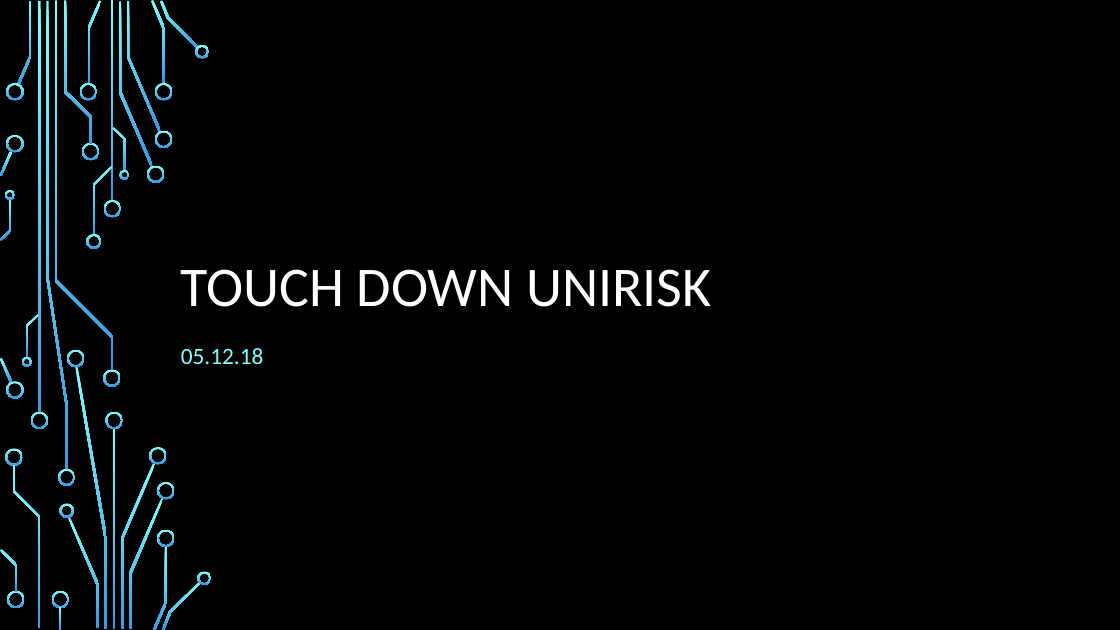
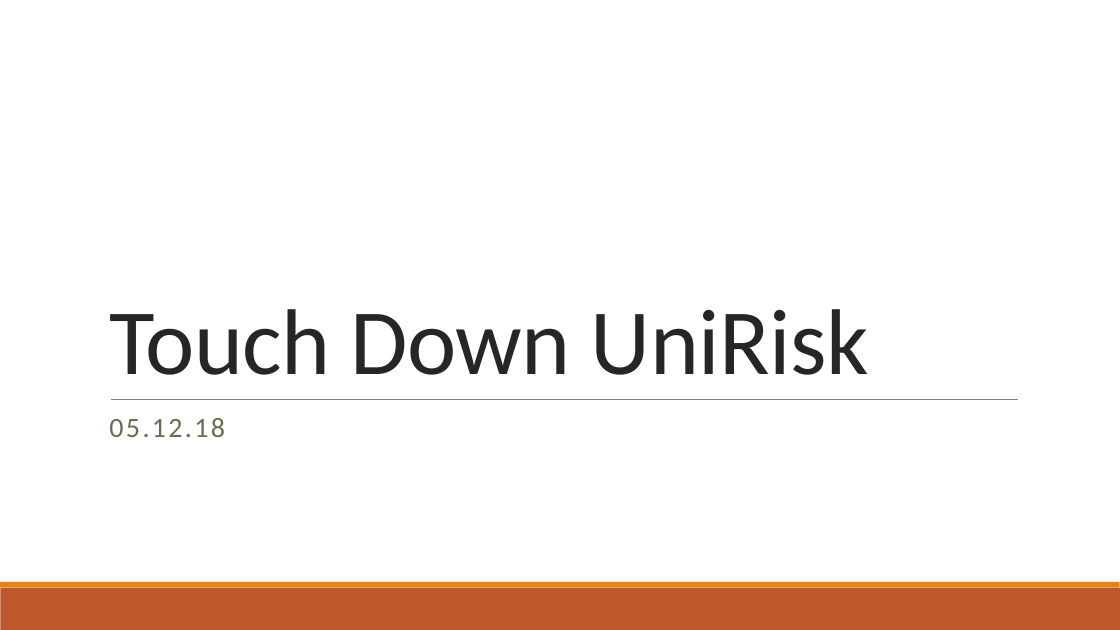
Before and after one commit to Jotec1705/SE-Project2018, a slide deck: slide 1 of Dokumente/02_Arbeitsbereich/01_Projekthandbuch/TouchDown Präsentation UniRisk.pptx. Drawn at 1120x630 pixels with LibreOffice and Linux fonts; fonts in the diff are those of the drawing; background and template pictures are left out. Boxes give left, top, right and bottom in pixels: in the first picture for what was removed or moved away, otherwise in the second. Text is boxed around its words. In the diff, an @@ line names an element or a change of style, - is before the commit and + after.

```diff
--- a/Dokumente/02_Arbeitsbereich/01_Projekthandbuch/TouchDown Präsentation UniRisk.pptx
+++ b/Dokumente/02_Arbeitsbereich/01_Projekthandbuch/TouchDown Präsentation UniRisk.pptx
@@ background picture (left out) to #FFFFFF @@
@@ title at <box>109,309,869,375</box>: text changed; size 48 to 80 pt; text colour #FFFFFF to #262626 @@
-TOUCH DOWN UNIRISK
+Touch Down UniRisk
@@ subtitle "05.12.18": place and size @@
-subtitle "05.12.18" at <box>181,348,264,364</box>
+subtitle "05.12.18" at <box>109,418,225,437</box>
@@ subtitle "05.12.18" at <box>109,418,225,437</box>: size 20 to 24 pt, text colour #82FFFF to #637052, letter spacing 0 to 2 pt; line spacing 1.2 to 0.9; more space between paragraphs @@
@@ line added from (111, 399) to (1018, 399), #808080 0.5 pt @@
@@ group removed at <box>0,0,212,630</box>: 50 freeform shapes, 4 rectangles @@
@@ rectangle added at <box>0,588,1120,630</box>, fill #BD582C @@
@@ rectangle added at <box>0,582,1120,588</box>, fill #E48312 @@
```
Also in this commit, not shown: 10 other slides changed, 1 slide added.
